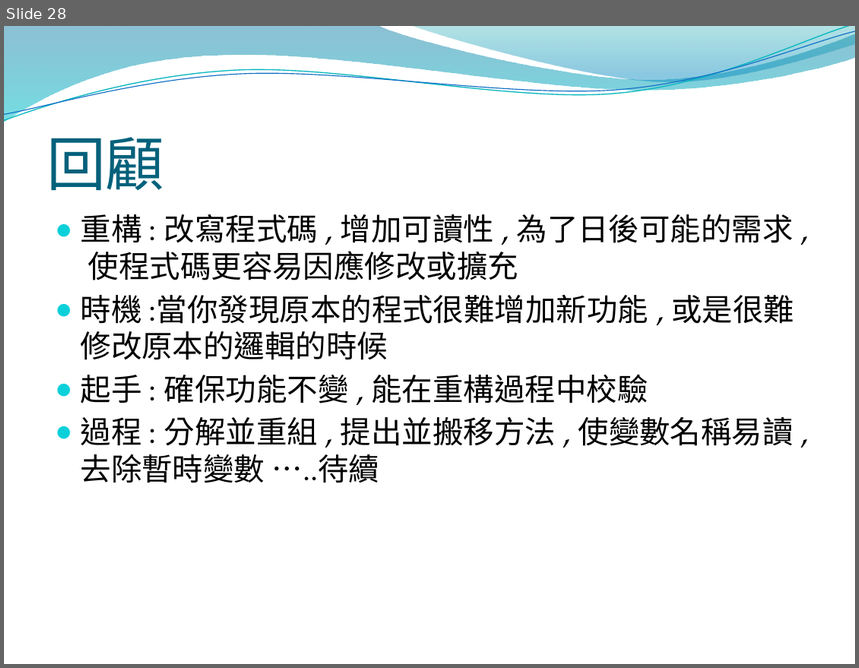
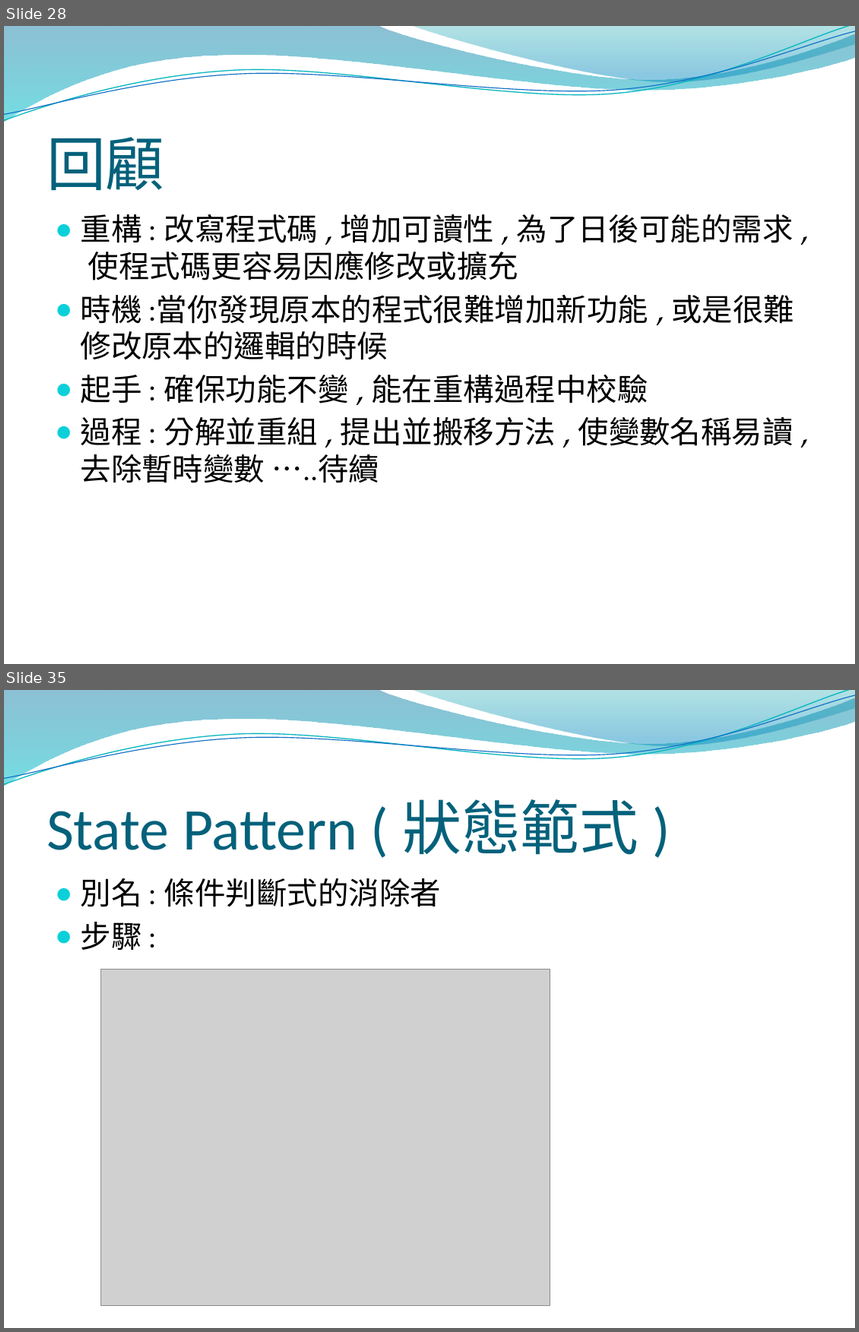
Before and after one commit to DavidLai0927/Assignment, a slide deck: Refactoring/Refactoring 0~1.3.pptx. Shown one above the other, each under a label of ours: slide 28 before the commit, slides 28 and 35 after it; the slides between them are not shown. The pictures are 859x668 and 859x1332 pixels, drawn with LibreOffice and Linux fonts; fonts in the diff are those of the drawing; grey boxes stand for pictures; background and template pictures are left out. Boxes give left, top, right and bottom in pixels: in the first picture for what was removed or moved away, otherwise in the second. Text is boxed around its words. In the diff, an @@ line names an element or a change of style, - is before the commit and + after.

```diff
--- a/Refactoring/Refactoring 0~1.3.pptx
+++ b/Refactoring/Refactoring 0~1.3.pptx
@@ slide 35 added at [4,690,855,1328], background picture (left out); not listed: 4 template elements that a slide beside it also shows @@
@@ title added at [47,799,639,855], 50 pt, text #04617B @@
+State Pattern ( 狀態範式 )
@@ text added at [81,878,441,950], 26 pt, text #000000 @@
+● 別名 : 條件判斷式的消除者
+● 步驟 :
@@ picture added at [101,969,550,1306] @@
```
Also in this commit, not shown: 2 slides changed, 15 other slides added.
